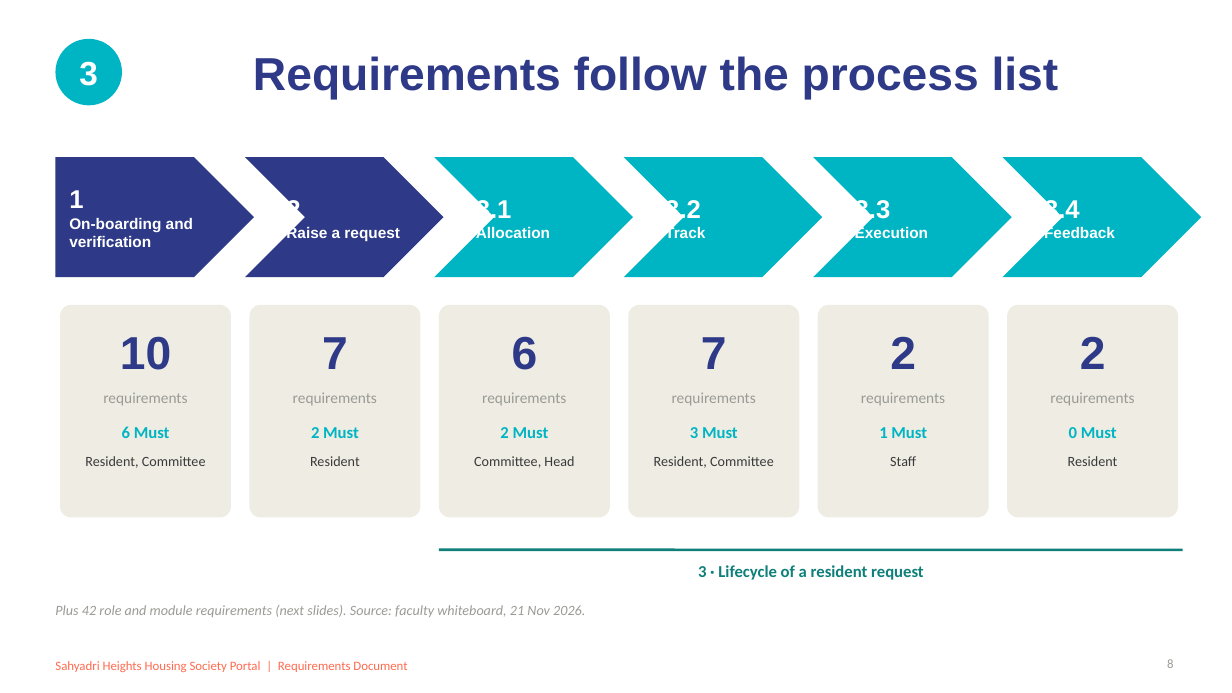
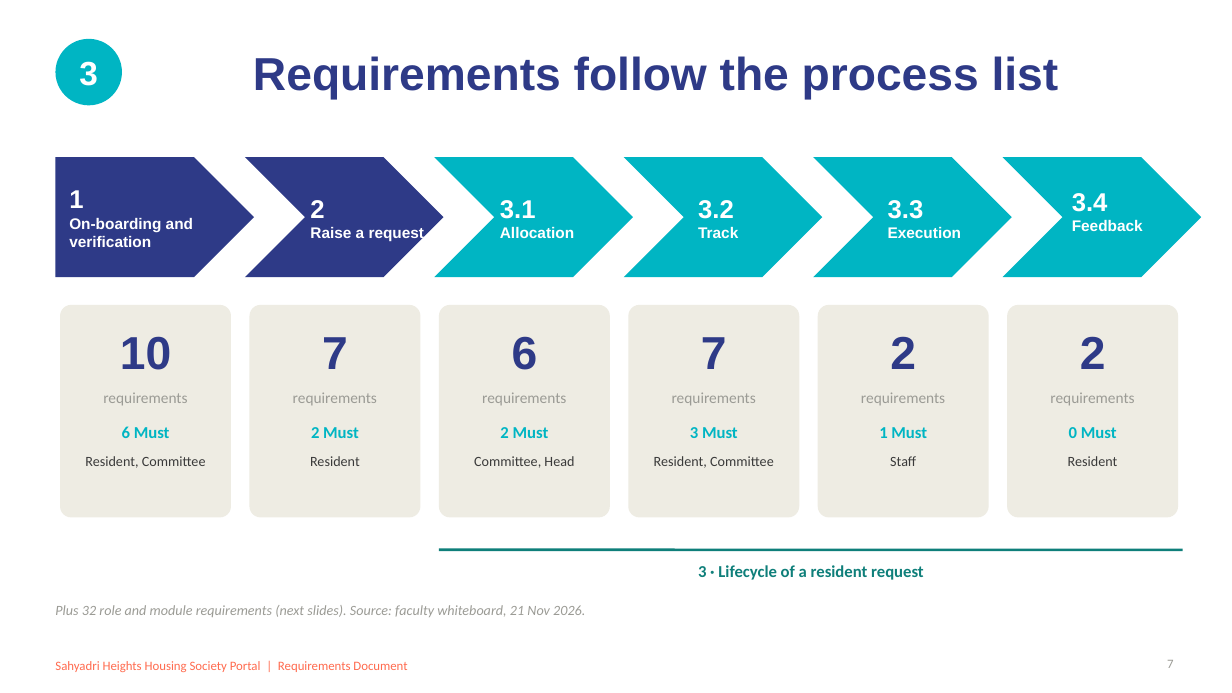
Before and after one commit to beerus-Ai/housing-portal, a slide deck: slide 7 of Requirements Documents/Requirements Presentation.pptx (slide 8 before the commit). Drawn at 1232x693 pixels with LibreOffice and Linux fonts; fonts in the diff are those of the drawing. Boxes give left, top, right and bottom in pixels: in the first picture for what was removed or moved away, otherwise in the second. Text is boxed around its words. In the diff, an @@ line names an element or a change of style, - is before the commit and + after.

```diff
--- a/Requirements Documents/Requirements Presentation.pptx
+++ b/Requirements Documents/Requirements Presentation.pptx
@@ text "2": place and size @@
-text "2" at box(286, 197, 400, 241)
+text "2" at box(310, 200, 425, 242)
@@ text "3.1": place and size @@
-text "3.1" at box(476, 199, 550, 238)
+text "3.1" at box(500, 200, 574, 238)
@@ text "3.2": place and size @@
-text "3.2" at box(665, 199, 705, 238)
+text "3.2" at box(698, 200, 738, 238)
@@ text "3.3": place and size @@
-text "3.3" at box(855, 199, 928, 238)
+text "3.3" at box(888, 200, 961, 238)
@@ text "3.4": place and size @@
-text "3.4" at box(1044, 199, 1115, 238)
+text "3.4" at box(1072, 193, 1143, 231)
@@ text at box(55, 605, 585, 617): text changed @@
-Plus 42 role and module requirements (next slides). Source: faculty whiteboard, 21 Nov 2026.
+Plus 32 role and module requirements (next slides). Source: faculty whiteboard, 21 Nov 2026.
@@ page number at box(1167, 660, 1173, 668): text changed @@
-8
+7
```
Also in this commit, not shown: 7 other slides changed, 9 slides added, 2 slides removed.
